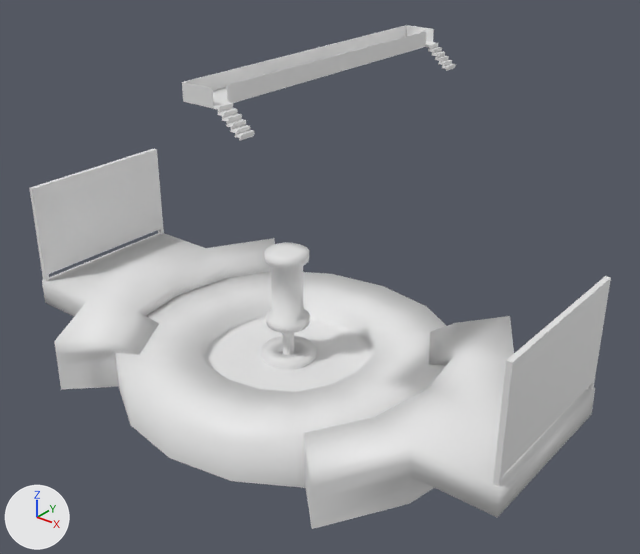
Renders of the Blender file Assets/Models/SplatoonLikeMap.blend from each side of a commit.
Rendered twice from a 50 mm camera at (204.0, -235.0, 186.0) aimed at (15.0, 2.0, 39.0). Every picture has the same lights, and +X, +Y and +Z are marked at lower left. The first picture is the older version.

Names of what the first picture shows: 'BaseMap', 'Cube', 'Cube.001', 'CylindericBanner', 'SpawnSide', 'SpawnSide.001', 'WalkWay.001'.
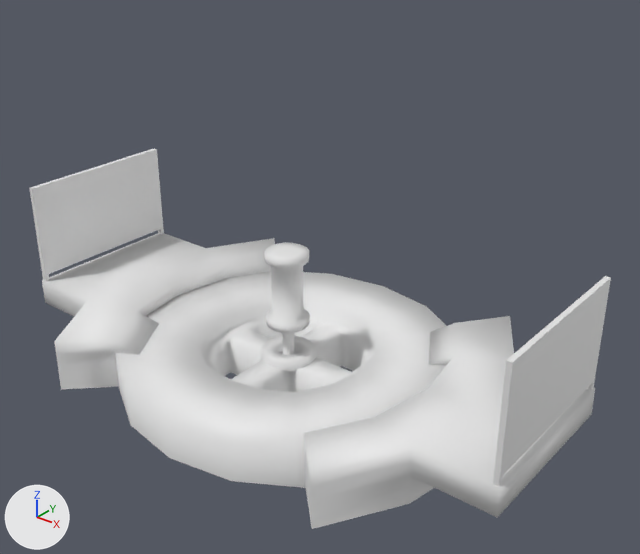
Where the change shows, as pixel boxes [x1, y1, x2, y2] in the pictures (640 x 554 px):
'WalkWay.001', deleted
    before: [182, 25, 456, 141]
part 1 of me_plane, cut back
    both: [213, 321, 364, 392]

What the commit changed:
Material 'Material.002' (mat_material_002) is new.
Its base color is (0.8, 0.8, 0.8) (white #e7e7e7).
Material 'Material.001' (mat_material_001) is new.
Its base color is (0.8, 0.8, 0.8) (white #e7e7e7).
me_plane is used by ob_basemap; location (0.0, 0.0, 0.0).
me_plane had 105 vertices, 104 faces and spanned x -66.2..66.2, y -66.2..66.2, z -12.1..5.7.
me_plane now has 165 vertices, 140 faces and spans x -66.2..66.2, y -66.2..66.2, z -16.0..5.7.
Part 1, on me_plane:
12 vertices are removed from x -21.7..21.7, y -21.7..21.7, z -0.1.
40 faces are deleted.
4 vertices are added at (5.9, -11.8, -0.1), (5.9, 11.8, -0.1), (5.9, -11.8, -16.0), (5.9, 11.8, -16.0).
12 new vertices lie (0.0, 0.0, -15.9) away from vertices in x -27.6..27.6, y -27.6..27.6, z -0.1.
12 new vertices lie (-5.9, 0.0, 0.0) away from vertices in x 0.0..11.8, y -27.6..27.6, z -16.0..-0.1.
17 new vertices lie (0.0, 5.9, 0.0) away from vertices in x -27.6..27.6, y -27.6..0.0, z -16.0..-0.1.
15 new vertices lie (0.0, 0.0, -15.9) away from vertices in x -27.6..27.6, y -27.6..27.6, z -0.1.
7 new vertices lie (0.0, -5.9, 0.0) away from vertices in x -21.7..21.7, y 0.0..27.6, z -16.0..-0.1.
5 new vertices lie (0.0, 0.0, -15.9) away from vertices in x -21.7..21.7, y -5.9, z -0.1.
68 new faces join them, mat_material_001 (white #e7e7e7).
8 new faces join them, mat_material_002 (white #e7e7e7).
me_plane gains material mat_material_001 (white #e7e7e7).
me_plane gains material mat_material_002 (white #e7e7e7).
Object 'WalkWay.001' (ob_walkway_001) is deleted.
